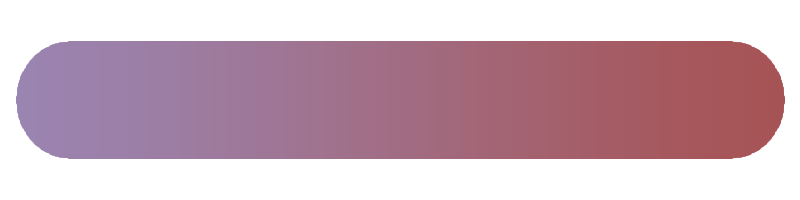
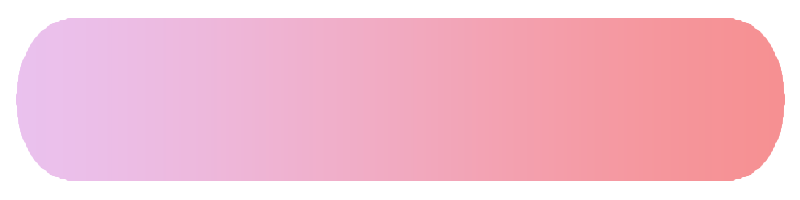
Two versions of the same layered image (800x200). Layer-by-layer changes:
hid "레이어 2 복사 4", painted on it over [left=16, top=18, right=785, bottom=181]
painted on "레이어 2" over [left=16, top=18, right=785, bottom=181]
